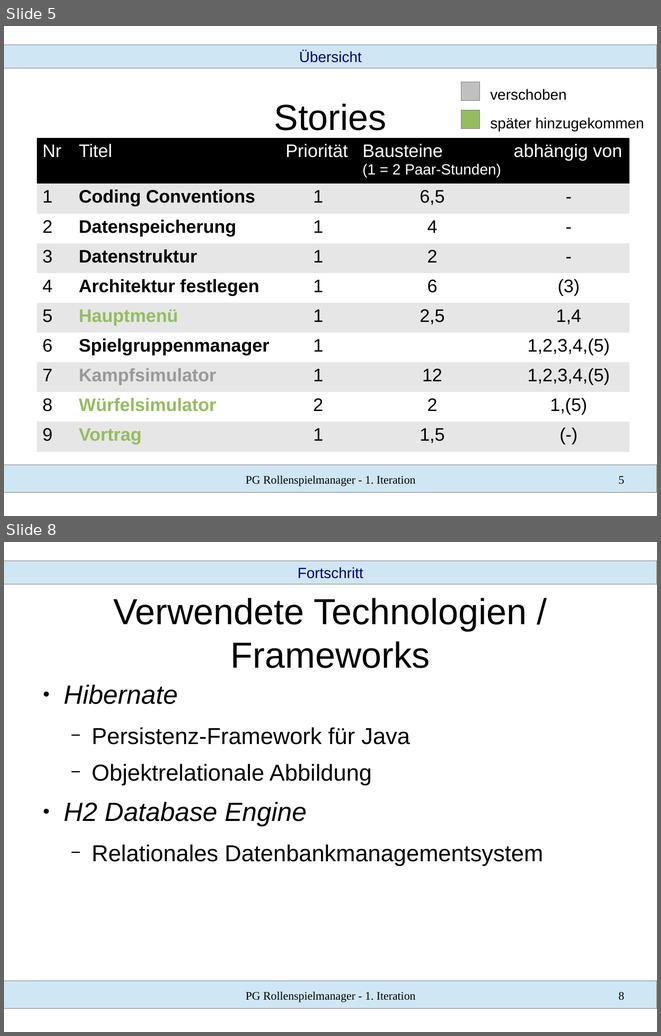
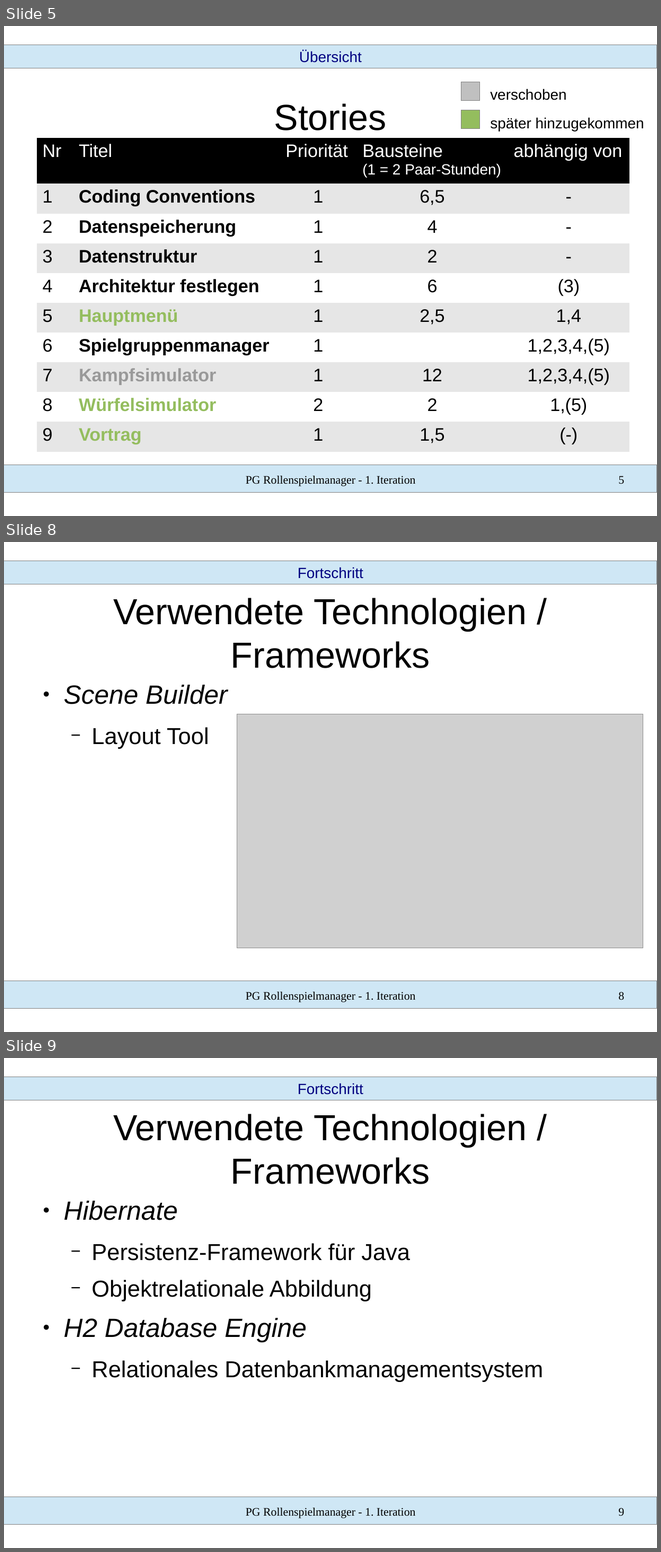
Before and after one commit to SWT-Projektgruppe-2015/Rollenspielmanager, a slide deck: Dokumente/01 Iteration/vortrag.odp. Shown one above the other, each under a label of ours: slides 5 and 8 before the commit, slides 5, 8 and 9 after it; the slides between them are not shown. The pictures are 661x1036 and 661x1552 pixels, drawn with LibreOffice and Linux fonts; fonts in the diff are those of the drawing; grey boxes stand for pictures. Boxes give left, top, right and bottom in pixels: in the first picture for what was removed or moved away, otherwise in the second. Text is boxed around its words. In the diff, an @@ line names an element or a change of style, - is before the commit and + after.

```diff
--- a/Dokumente/01 Iteration/vortrag.odp
+++ b/Dokumente/01 Iteration/vortrag.odp
@@ slide 8 added at <box>4,542,657,1032</box>, background #FFFFFF; not listed: 2 template elements that a slide beside it also shows @@
@@ text added at <box>298,567,363,579</box>, 18 pt, text #000080 @@
+Fortschritt
@@ title added at <box>113,598,527,668</box>, 44 pt, text #000000 @@
+Verwendete Technologien / Frameworks
@@ text added at <box>64,685,228,749</box>, 32 pt, text #000000, italic @@
+● Scene Builder
+  − Layout Tool
@@ picture added at <box>237,714,643,949</box> @@
@@ text added at <box>246,991,416,1002</box>, 14 pt, text #000000 @@
+PG Rollenspielmanager - 1. Iteration
@@ page number added at <box>618,991,624,1000</box>, 14 pt, text #000000 @@
+8
@@ what was slide 8 is now slide 9 @@
@@ page number at <box>618,1507,624,1516</box>: text changed @@
-8
+9
```
Also in this commit, not shown: 4 slides changed, 10 other slides added, 1 other file.
